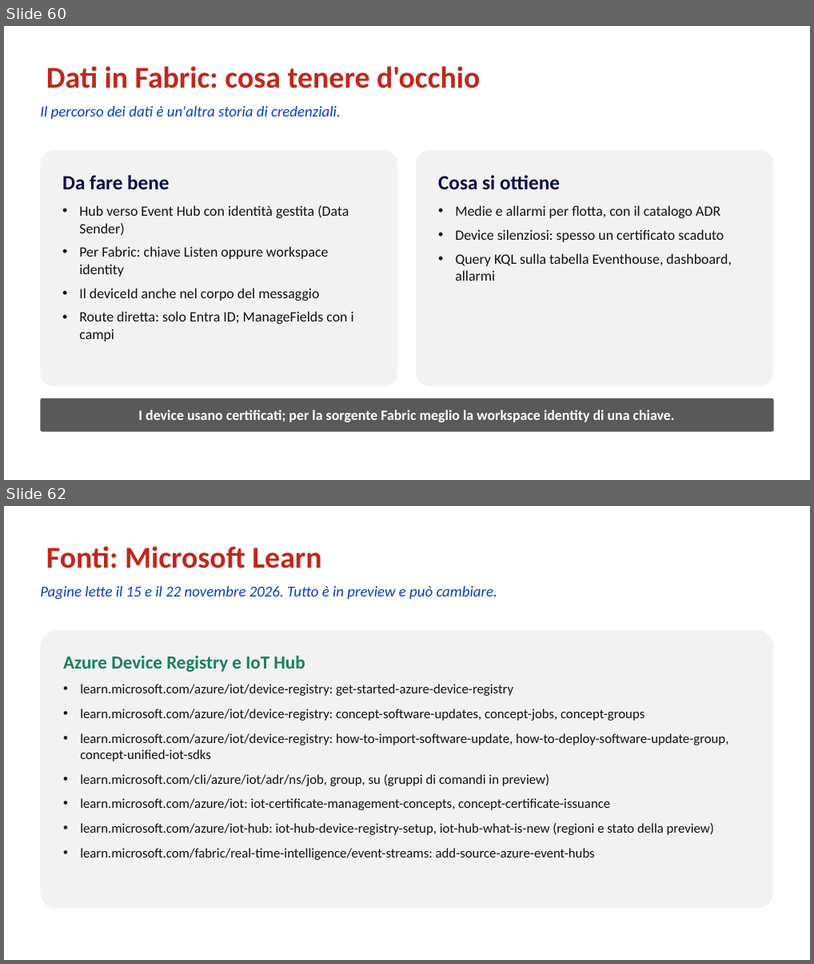
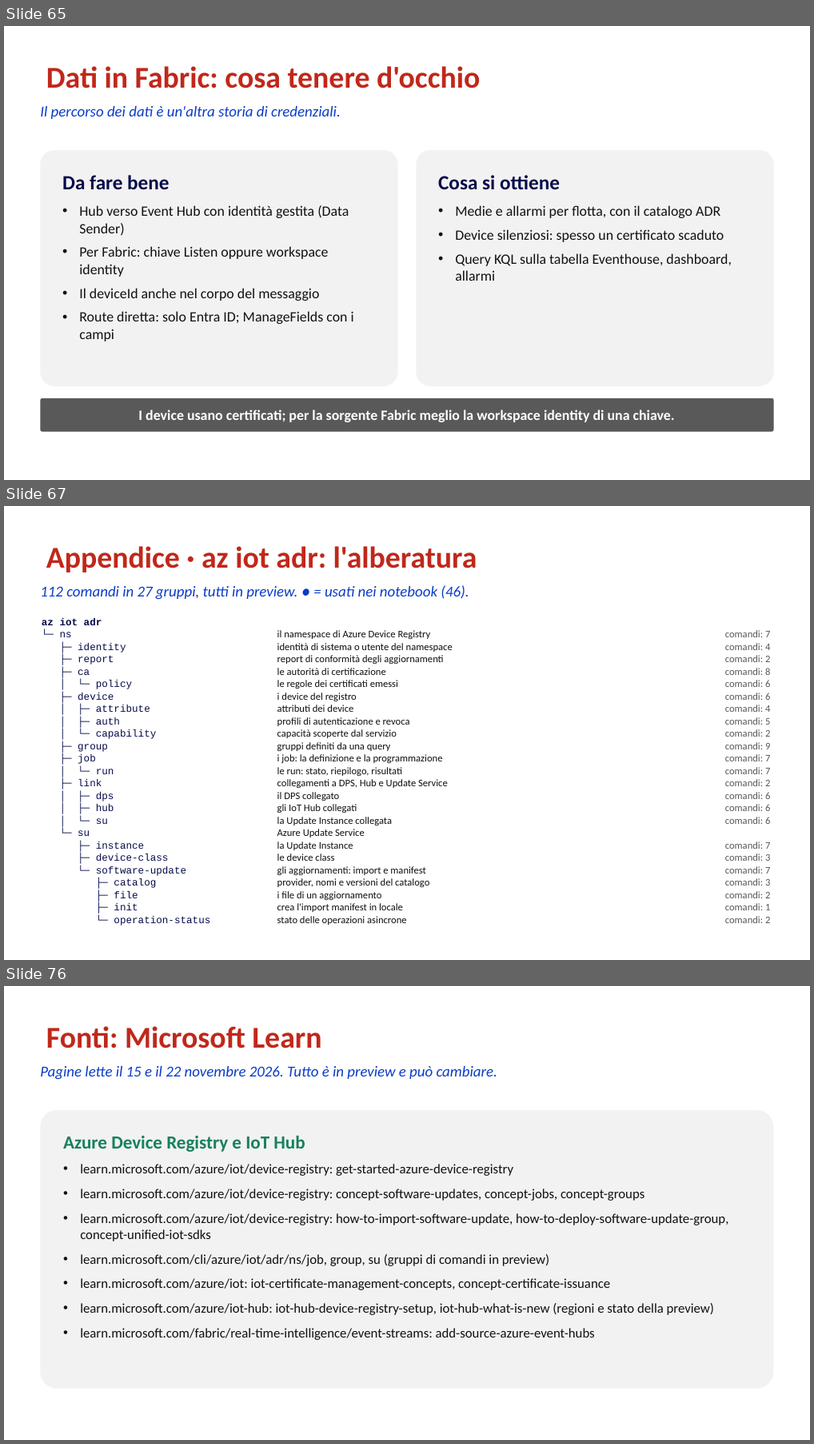
Before and after one commit to marcoparenzan/WPC2026, a slide deck: slides/IoT-Hub-ADR-Lezione.nuova.pptx. Shown one above the other, each under a label of ours: slides 60 and 62 before the commit, slides 65, 67 and 76 after it; the slides between them are not shown. The pictures are 814x964 and 814x1444 pixels, drawn with LibreOffice and Linux fonts; fonts in the diff are those of the drawing. Boxes give left, top, right and bottom in pixels: in the first picture for what was removed or moved away, otherwise in the second. Text is boxed around its words. In the diff, an @@ line names an element or a change of style, - is before the commit and + after.

```diff
--- a/slides/IoT-Hub-ADR-Lezione.nuova.pptx
+++ b/slides/IoT-Hub-ADR-Lezione.nuova.pptx
@@ slide 67 added at (4, 506, 810, 960), background #FFFFFF @@
@@ title added at (46, 546, 478, 572), 36 pt, text #C0281B, bold @@
+Appendice · az iot adr: l'alberatura
@@ text added at (40, 585, 469, 600), 18 pt, text #0B3CC8, italic @@
+112 comandi in 27 gruppi, tutti in preview. ● = usati nei notebook (46).
@@ text added at (42, 618, 210, 925), 12 pt, text #050B4A @@
+az iot adr
+└─ ns
+├─ identity
+├─ report
+├─ ca
+│ └─ policy
+├─ device
+│ ├─ attribute
+│ ├─ auth
+│ └─ capability
+├─ group
+├─ job
+│ └─ run
+├─ link
+│ ├─ dps
+│ ├─ hub
+│ └─ su
+└─ su
+├─ instance
+├─ device-class
+└─ software-update
+├─ catalog
+├─ file
+├─ init
+└─ operation-status
@@ text added at (278, 630, 453, 924), 12 pt, text #111111 @@
+il namespace di Azure Device Registry
+identità di sistema o utente del namespace
+report di conformità degli aggiornamenti
+le autorità di certificazione
+le regole dei certificati emessi
+i device del registro
+attributi dei device
+profili di autenticazione e revoca
+capacità scoperte dal servizio
+gruppi definiti da una query
+i job: la definizione e la programmazione
+le run: stato, riepilogo, risultati
+collegamenti a DPS, Hub e Update Service
+il DPS collegato
+gli IoT Hub collegati
+la Update Instance collegata
+Azure Update Service
+la Update Instance
+le device class
+gli aggiornamenti: import e manifest
+provider, nomi e versioni del catalogo
+i file di un aggiornamento
+crea l'import manifest in locale
+stato delle operazioni asincrone
@@ text added at (726, 630, 770, 923), 12 pt, text #595959 @@
+comandi: 7
+comandi: 4
+comandi: 2
+comandi: 8
+comandi: 6
+comandi: 6
+comandi: 4
+comandi: 5
+comandi: 2
+comandi: 9
+comandi: 7
+comandi: 7
+comandi: 2
+comandi: 6
+comandi: 6
+comandi: 6
+comandi: 7
+comandi: 3
+comandi: 7
+comandi: 3
+comandi: 2
+comandi: 1
+comandi: 2
@@ what was slide 60 is now slide 65 @@
@@ what was slide 62 is now slide 76 @@
```
Also in this commit, not shown: 1 slide changed, 13 other slides added, 34 other files.
